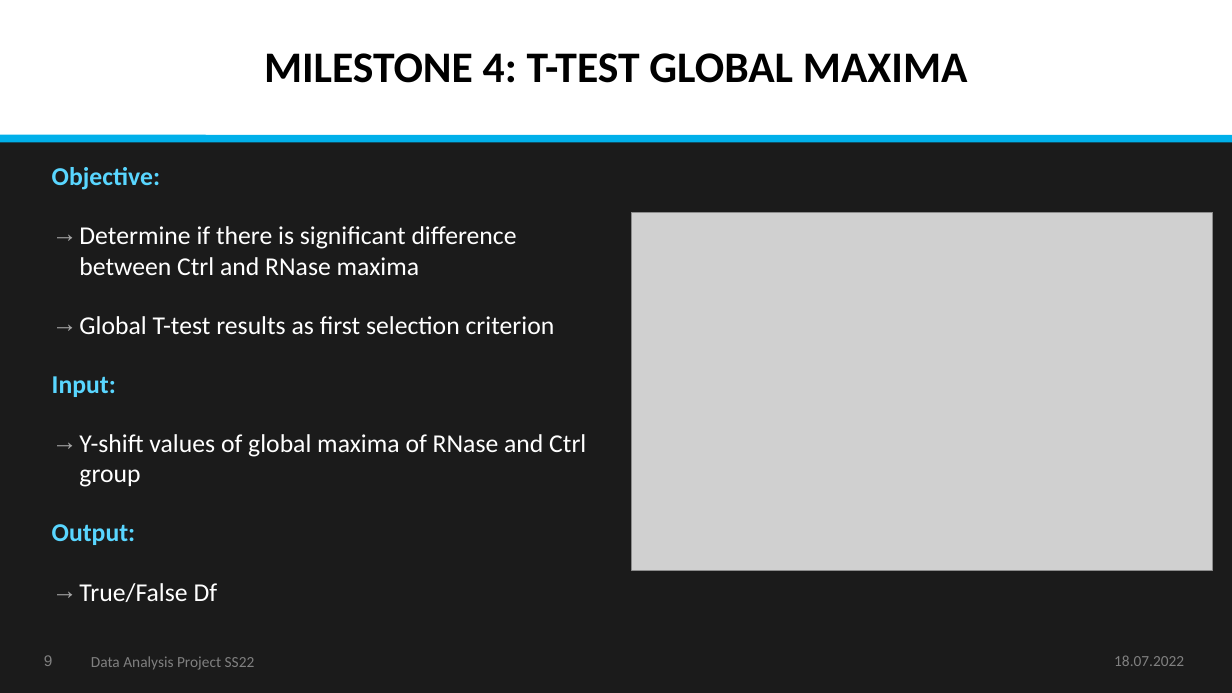
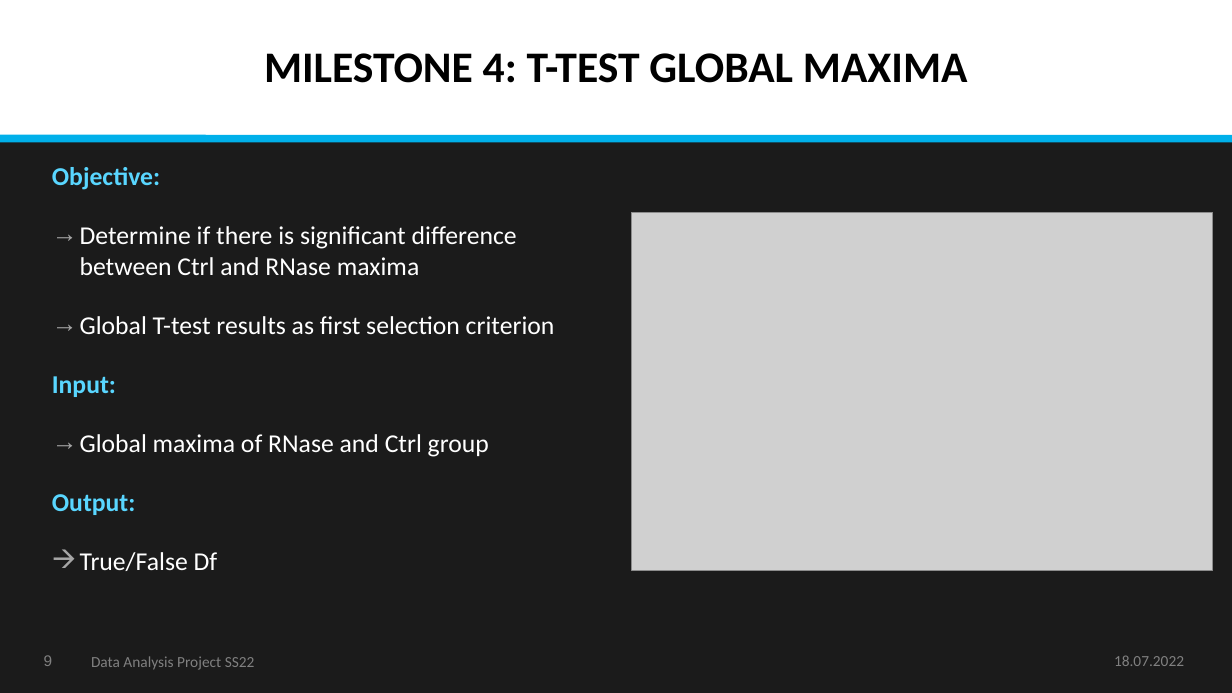
Before and after one commit to datascience-mobi-2022/2022-topic-03-team-04, a slide deck: slide 9 of final/Data Analysis Project SS22_Final Presentation_Topic 3_Team 4.pptx. Drawn at 1232x693 pixels with LibreOffice and Linux fonts; fonts in the diff are those of the drawing; grey boxes stand for pictures. Boxes give left, top, right and bottom in pixels: in the first picture for what was removed or moved away, otherwise in the second. Text is boxed around its words. In the diff, an @@ line names an element or a change of style, - is before the commit and + after.

Commit message:
Small Edit Presentation

```diff
--- a/final/Data Analysis Project SS22_Final Presentation_Topic 3_Team 4.pptx
+++ b/final/Data Analysis Project SS22_Final Presentation_Topic 3_Team 4.pptx
@@ text at [52,167,555,571]: less space between paragraphs; bullet → to 🡪 @@
@@ text at [80,434,489,457]: text changed @@
-→ Y-shift values of global maxima of RNase and Ctrl group
+→ Global maxima of RNase and Ctrl group
```
Also in this commit, not shown: 10 other slides changed.
